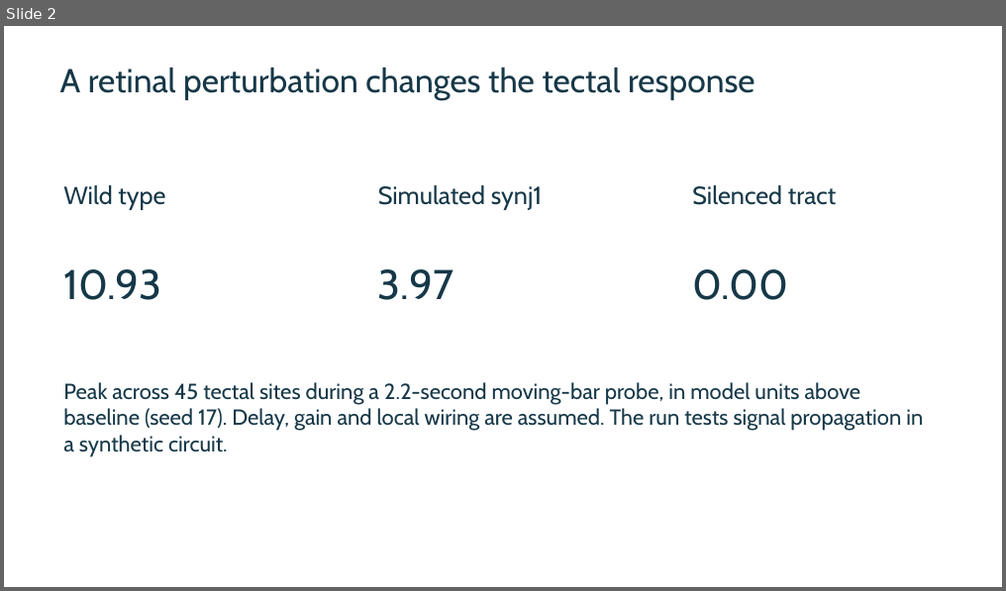
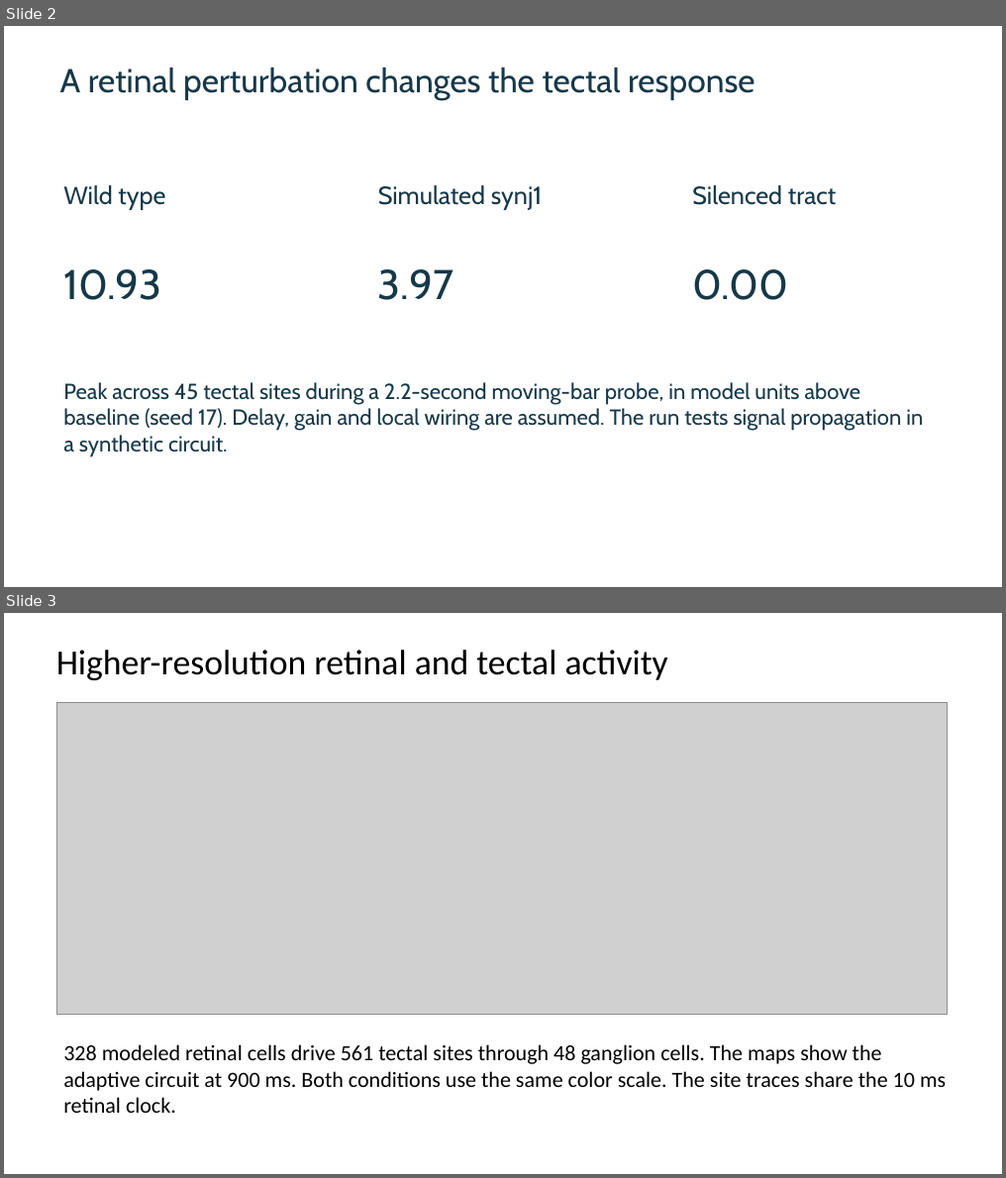
Before and after one commit to Kays3/geneformer-vs-brainiac, a slide deck: zebrafish-brain-fm/retina-simulation/retinotectal-pilot.pptx. Shown one above the other, each under a label of ours: slide 2 before the commit, slides 2 and 3 after it. The pictures are 1006x591 and 1006x1178 pixels, drawn with LibreOffice and Linux fonts; fonts in the diff are those of the drawing; grey boxes stand for pictures. Boxes give left, top, right and bottom in pixels: in the first picture for what was removed or moved away, otherwise in the second. Text is boxed around its words. In the diff, an @@ line names an element or a change of style, - is before the commit and + after.

Commit message:
Couple higher-resolution retinal dynamics and tectal maps on the main simulator clock

```diff
--- a/zebrafish-brain-fm/retina-simulation/retinotectal-pilot.pptx
+++ b/zebrafish-brain-fm/retina-simulation/retinotectal-pilot.pptx
@@ slide 3 added at bbox=[4, 613, 1002, 1174], background #FFFFFF @@
@@ text added at bbox=[56, 650, 668, 680], 34 pt, text #000000 @@
+Higher-resolution retinal and tectal activity
@@ picture added at bbox=[56, 703, 947, 1014] @@
@@ text added at bbox=[63, 1045, 945, 1113], 21 pt, text #000000 @@
+328 modeled retinal cells drive 561 tectal sites through 48 ganglion cells. The maps show the adaptive circuit at 900 ms. Both conditions use the same color scale. The site traces share the 10 ms retinal clock.
```
Also in this commit, not shown: 7 other files.
